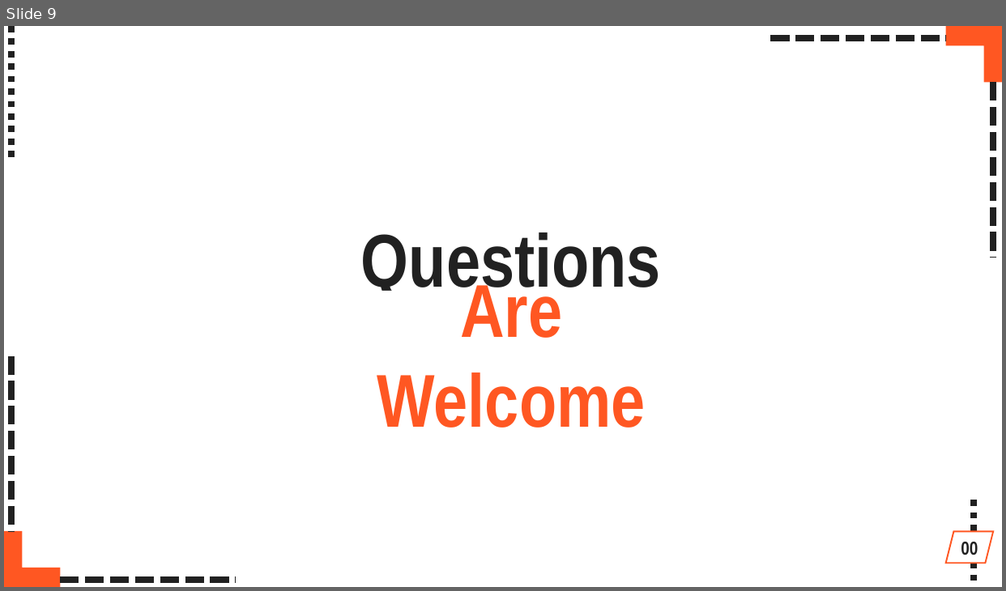
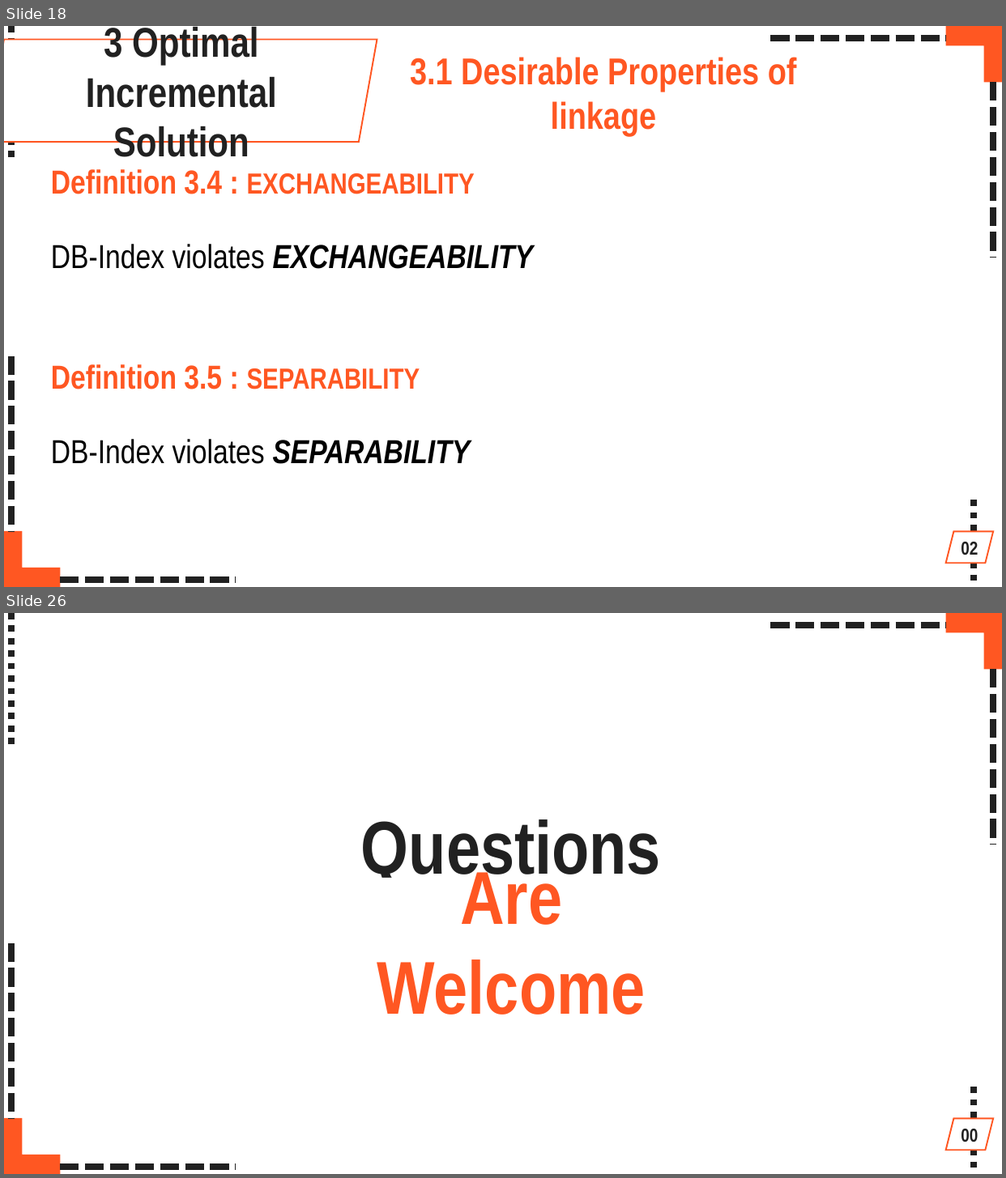
Before and after one commit to abirAbuAsim/incremental_record_linkage, a slide deck: C131001_Abir_April 13th,17.pptx. Shown one above the other, each under a label of ours: slide 9 before the commit, slides 18 and 26 after it; the slides between them are not shown. The pictures are 1006x591 and 1006x1178 pixels, drawn with LibreOffice and Linux fonts; fonts in the diff are those of the drawing. Boxes give left, top, right and bottom in pixels: in the first picture for what was removed or moved away, otherwise in the second. Text is boxed around its words. In the diff, an @@ line names an element or a change of style, - is before the commit and + after.

```diff
--- a/C131001_Abir_April 13th,17.pptx
+++ b/C131001_Abir_April 13th,17.pptx
@@ slide 18 added at bbox=[4, 26, 1002, 587], background #FFFFFF @@
@@ parallelogram added at bbox=[4, 40, 377, 142], fill #FFFFFF, outline #FF5722 1.5 pt, 40 pt, text #212121, bold @@
+3 Optimal Incremental Solution
@@ line added from (11, 26) to (11, 159), #212121 6 pt dashed @@
@@ line added from (770, 38) to (946, 38), #212121 6 pt dashed @@
@@ corner added at bbox=[946, 26, 1002, 82], fill #FF5722 @@
@@ text added at bbox=[410, 57, 797, 136], 36 pt, text #FF5722, bold @@
+3.1 Desirable Properties of linkage
@@ line added from (994, 82) to (994, 258), #212121 6 pt dashed @@
@@ text added at bbox=[51, 169, 475, 194], 28 pt, text #FF5722, bold @@
+Definition 3.4 : EXCHANGEABILITY
@@ text added at bbox=[51, 244, 534, 269], 32 pt, text #000000 @@
+DB-Index violates EXCHANGEABILITY
@@ line added from (11, 356) to (11, 531), #212121 6 pt dashed @@
@@ text added at bbox=[51, 365, 420, 390], 32 pt, text #FF5722, bold @@
+Definition 3.5 : SEPARABILITY
@@ text added at bbox=[51, 439, 471, 464], 32 pt, text #000000 @@
+DB-Index violates SEPARABILITY
@@ line added from (974, 500) to (974, 587), #212121 6 pt dashed @@
@@ corner added at bbox=[4, 531, 60, 587], fill #FF5722 @@
@@ parallelogram added at bbox=[946, 532, 993, 564], fill #FFFFFF, outline #FF5722 1.5 pt, 18 pt, text #212121, bold @@
+02
@@ line added from (60, 580) to (236, 580), #212121 6 pt dashed @@
@@ what was slide 9 is now slide 26 @@
```
Also in this commit, not shown: 3 slides changed, 16 other slides added, 20 other files.
